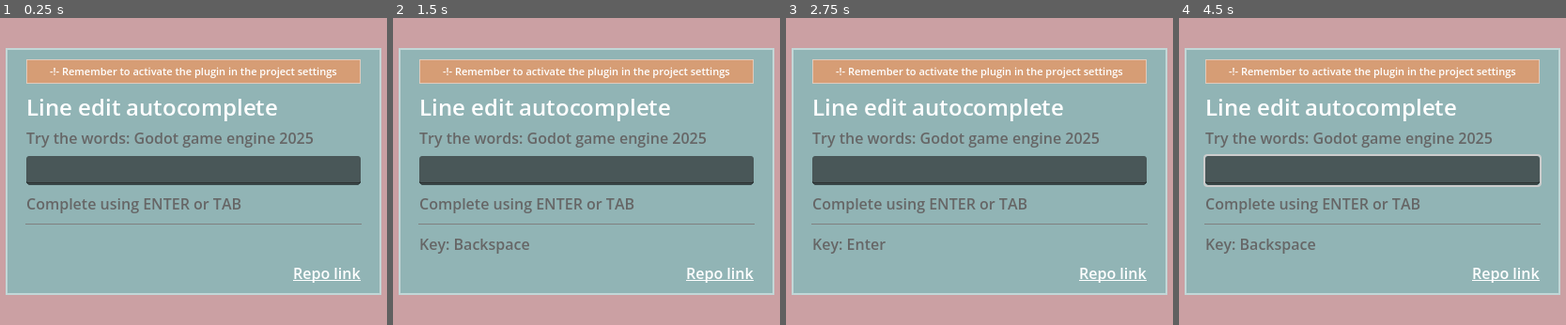
Above: before the commit, frames 1-4 (left to right).
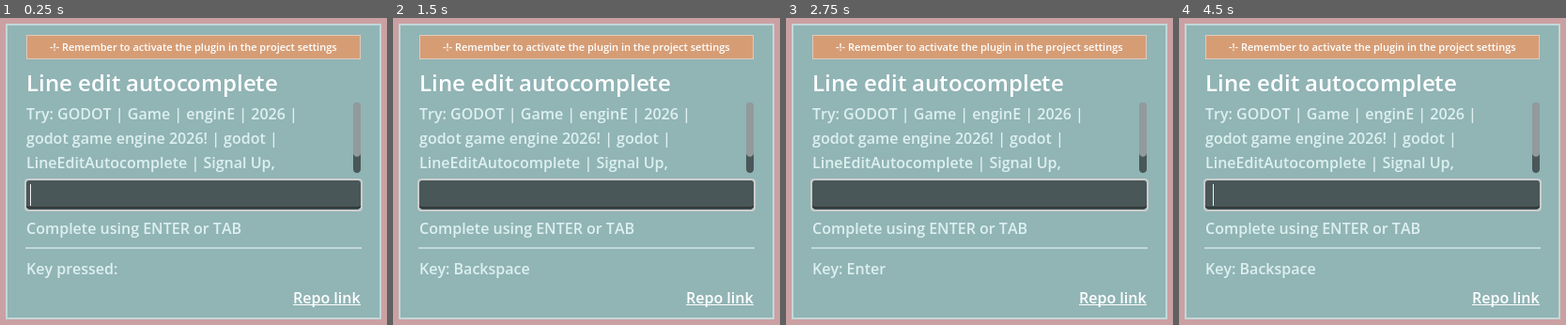
Above: after the commit, the same moments.

Repository: plucafs/lineedit-autocomplete
Game: Godot game, scene res://project-example/main.tscn
Two runs of this game, one before a commit and one after it. Both use one fixed random seed, a clock stepped at 60 frames per second and the inputs below.
Inputs:
- Up to frame 1 (0.25 s): no input
- Up to frame 2 (1.5 s): tap Enter at 0.5 s; tap Delete at 0.6 s; tap Space at 0.77, 1.25 s; tap Backspace at 1.35 s
- Up to frame 3 (2.75 s): tap Space at 1.52 s; tap Enter at 2, 2.1 s
- Up to frame 4 (4.5 s): tap Space at 2.75, 3.02, 3.77, 4.25 s; tap Tab at 2.85 s; tap Enter at 3.5 s; tap Delete at 3.6 s; tap Backspace at 4.35 s

The runs differ from the first frame. In frame 1, 48% of the frame differs, in the area x 1-99%, y 1-99%; in frame 2, 48%; in frame 3, 48%; in frame 4, 49%.

Commit message:
Changed texts, texts colors and layout

Diff:
--- a/project-example/main.gd
+++ b/project-example/main.gd
@@ -1,6 +1,12 @@
 extends Control
 
 @onready var keys: Label = %Keys
+@onready var line_edit_autocomplete: AutocompleteLineEdit = %LineEditAutocomplete
+@onready var words: Label = %Words
+
+func _ready() -> void:
+	line_edit_autocomplete.grab_focus()
+	words.text = "Try: " + " | ".join(line_edit_autocomplete.words_list)
 
 func _input(event: InputEvent) -> void:
 	if event is InputEventKey:
--- a/project-example/main.tscn
+++ b/project-example/main.tscn
@@ -1,6 +1,5 @@
 [gd_scene format=3 uid="uid://4ax7q5da4b0t"]
 
-[ext_resource type="Theme" uid="uid://ddx6ou4fnbt6" path="res://project-example/themes/label_theme.tres" id="1_0xm2m"]
 [ext_resource type="Theme" uid="uid://qmydhqc4iutd" path="res://project-example/themes/panel_theme.tres" id="1_h2yge"]
 [ext_resource type="Script" uid="uid://d4gym6in8x3tm" path="res://project-example/main.gd" id="2_1bvp3"]
 [ext_resource type="Script" uid="uid://cxtdun3ap68qx" path="res://addons/line_edit_autocomplete_plugin/line_edit_autocomplete.gd" id="4_gf22f"]
@@ -20,6 +19,10 @@
 border_width_right = 1
 border_width_bottom = 1
 border_color = Color(0.88276815, 0.791696, 0.73292917, 1)
+
+[sub_resource type="StyleBoxLine" id="StyleBoxLine_gf22f"]
+color = Color(0.7607843, 0.84313726, 0.84313726, 1)
+thickness = 2
 
 [node name="Main" type="Control" unique_id=1181064223]
 layout_mode = 3
@@ -84,30 +87,40 @@
 theme_override_font_sizes/font_size = 24
 text = "Line edit autocomplete"
 
-[node name="Words" type="Label" parent="PanelContainer/CenterContainer/PanelContainer/MarginContainer/VBoxContainer/VBoxContainer" unique_id=197615966]
+[node name="ScrollContainer" type="ScrollContainer" parent="PanelContainer/CenterContainer/PanelContainer/MarginContainer/VBoxContainer/VBoxContainer" unique_id=488717606]
+custom_minimum_size = Vector2(0, 75)
+layout_mode = 2
+size_flags_vertical = 3
+
+[node name="Words" type="Label" parent="PanelContainer/CenterContainer/PanelContainer/MarginContainer/VBoxContainer/VBoxContainer/ScrollContainer" unique_id=197615966]
+unique_name_in_owner = true
+custom_maximum_size = Vector2(300, -1)
+layout_mode = 2
+theme_override_colors/font_color = Color(0.8664246, 0.93915063, 0.9393261, 1)
+text = "Try: ..."
+autowrap_mode = 2
+
+[node name="LineEditAutocomplete" type="LineEdit" parent="PanelContainer/CenterContainer/PanelContainer/MarginContainer/VBoxContainer" unique_id=1866940810]
 unique_name_in_owner = true
 layout_mode = 2
-theme = ExtResource("1_0xm2m")
-text = "Try the words: Godot game engine 2025"
-
-[node name="LineEditAutocomplete" type="LineEdit" parent="PanelContainer/CenterContainer/PanelContainer/MarginContainer/VBoxContainer" unique_id=1866940810]
-layout_mode = 2
 script = ExtResource("4_gf22f")
-words_list = PackedStringArray("Godot", "game", "engine", "2025", "2026", "3000")
+words_list = PackedStringArray("GODOT", "Game", "enginE", "2026", "godot game engine 2026!", "godot", "LineEditAutocomplete", "Signal Up, Call Down")
 metadata/_custom_type_script = "uid://cxtdun3ap68qx"
 
 [node name="Hints" type="Label" parent="PanelContainer/CenterContainer/PanelContainer/MarginContainer/VBoxContainer" unique_id=653967727]
 layout_mode = 2
-theme = ExtResource("1_0xm2m")
+theme_override_colors/font_color = Color(0.8664246, 0.93915063, 0.9393261, 1)
 text = "Complete using ENTER or TAB"
 
 [node name="HSeparator" type="HSeparator" parent="PanelContainer/CenterContainer/PanelContainer/MarginContainer/VBoxContainer" unique_id=298738949]
 layout_mode = 2
+theme_override_styles/separator = SubResource("StyleBoxLine_gf22f")
 
 [node name="Keys" type="Label" parent="PanelContainer/CenterContainer/PanelContainer/MarginContainer/VBoxContainer" unique_id=1955500165]
 unique_name_in_owner = true
 layout_mode = 2
-theme = ExtResource("1_0xm2m")
+theme_override_colors/font_color = Color(0.8664246, 0.93915063, 0.9393261, 1)
+text = "Key pressed: "
 
 [node name="HBoxContainer" type="HBoxContainer" parent="PanelContainer/CenterContainer/PanelContainer/MarginContainer/VBoxContainer" unique_id=284951634]
 layout_mode = 2
